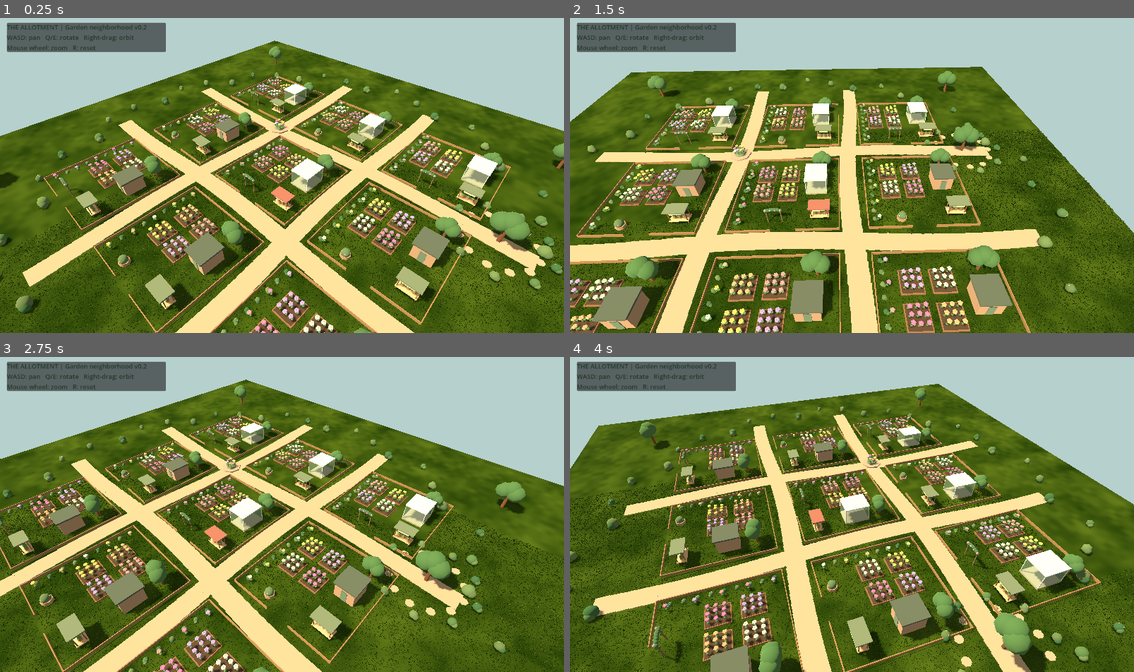
Above: before the commit, frames 1-4 (two rows, left to right).
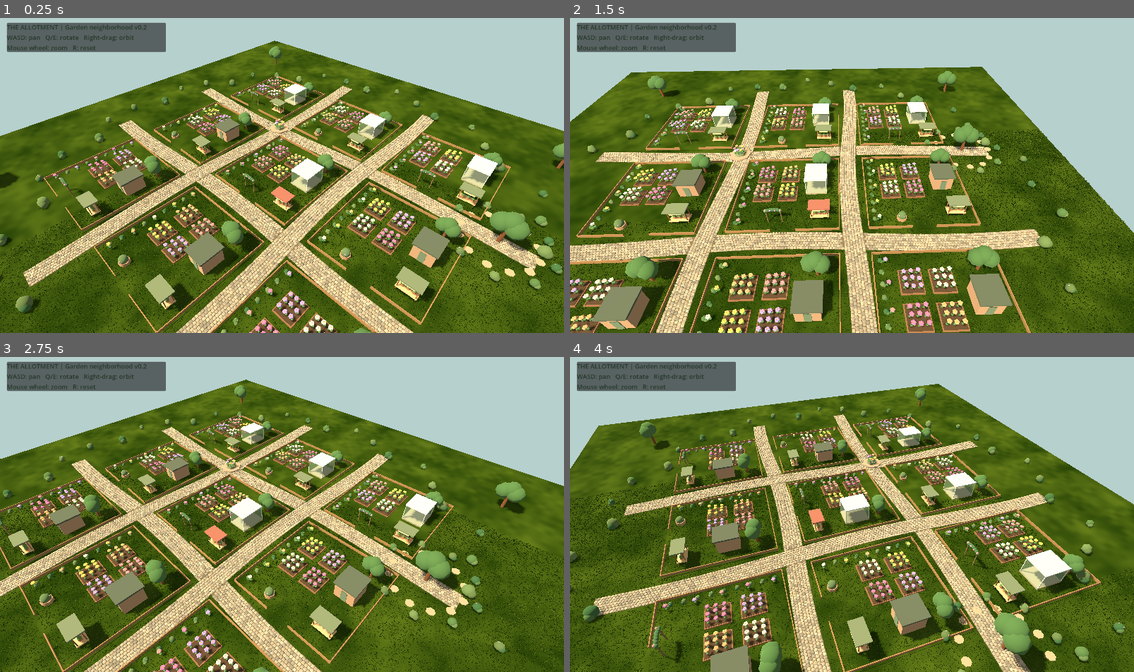
Above: after the commit, the same moments.

Repository: jessicaleigh333/TheAllotment
Game: Godot game, scene res://main.tscn
Two runs of this game, one before a commit and one after it. Both use one fixed random seed, a clock stepped at 60 frames per second and the inputs below.
Inputs (mouse positions are in pixels of both pictures, inside the frame that each line leads up to):
- Up to frame 1 (0.25 s): no input
- Up to frame 2 (1.5 s): tap Enter at 0.5 s; move the mouse to (976, 159) at 0.52 s; hold D 0.53-1.25 s; hold Q 0.53-1.25 s; click (976, 159) at 0.67 s; drag from (739, 191) to (823, 238) at 1.27 s
- Up to frame 3 (2.75 s): move the mouse to (338, 445) at 2.02 s; hold D from 2.03 s (still down); tap R at 2.1 s
- Up to frame 4 (4 s): release D at 2.75 s; drag from (823, 577) to (682, 467) at 2.77 s; move the mouse to (1021, 561) at 3.52 s; hold A from 3.53 s (still down); hold E from 3.53 s (still down)

The runs differ from the first frame. In frame 1, 6.4% of the frame differs, in the area x 4-96%, y 21-100%; in frame 2, 6.1%; in frame 3, 6.2%; in frame 4, 6.3%.

Commit message:
Add worn limestone cobblestone garden paths

Diff:
--- /dev/null
+++ b/the-allotment-garden-world-v-02/scripts/cobble_paths.gd
@@ -0,0 +1,85 @@
+extends RefCounted
+## Worn limestone/setts in staggered courses, over recessed earthy joints.
+const STONE_SHADER = preload("res://shaders/cobblestone.gdshader")
+const WIDTH := 3.1
+const STEP := 0.44
+var stone_mesh: ArrayMesh
+var material: ShaderMaterial
+
+func _init() -> void:
+	stone_mesh = _stone_mesh()
+	material = ShaderMaterial.new()
+	material.shader = STONE_SHADER
+
+func build(parent: Node3D, vertical: bool, lane: float) -> void:
+	var rng := RandomNumberGenerator.new()
+	rng.seed = 45713 + int(lane * 10.0) + (1000 if vertical else 0)
+	var transforms: Array[Transform3D] = []
+	var colors: Array[Color] = []
+	for row in range(178):
+		for col in range(7):
+			# Half-course offsets give hand-laid stones a quietly irregular rhythm.
+			var along := -38.78 + row * STEP + (STEP * 0.5 if col % 2 == 1 else 0.0)
+			if along > 38.94:
+				continue
+			var side := _curve(along, lane)
+			var across := (col - 3) * 0.44 + rng.randf_range(-0.012, 0.012)
+			var x := side + across if vertical else along
+			var z := along if vertical else side + across
+			# Intersections are paved once, preventing overlapping stones/flicker.
+			if not vertical and _in_vertical_lane(x, z):
+				continue
+			var derivative := 0.66 * TAU * 1.3 / 78.0 * cos((along + 39.0) / 78.0 * TAU * 1.3 + lane * 0.08)
+			var angle := atan(derivative) if vertical else PI * 0.5 - atan(derivative)
+			angle += rng.randf_range(-0.055, 0.055)
+			var scale_value := Vector3(rng.randf_range(0.94, 1.04), rng.randf_range(0.87, 1.12), rng.randf_range(0.94, 1.04))
+			transforms.append(Transform3D(Basis(Vector3.UP, angle).scaled(scale_value),Vector3(x, 0.029 + rng.randf_range(-0.003, 0.003), z)))
+			# Muted cream, warm grey, and aged sandstone; avoid bright yellow paving.
+			var palette := [Color("9d998a"), Color("aaa391"), Color("b2a993"), Color("918f83"), Color("a9a698"), Color("b8b09d")]
+			var tone: Color = palette[rng.randi_range(0, palette.size() - 1)]
+			tone *= rng.randf_range(0.94, 1.05)
+			colors.append(Color(tone.r, tone.g, tone.b, rng.randf()))
+	var multi := MultiMesh.new()
+	multi.transform_format = MultiMesh.TRANSFORM_3D
+	multi.use_custom_data = true
+	multi.mesh = stone_mesh
+	multi.instance_count = transforms.size()
+	for i in range(transforms.size()):
+		multi.set_instance_transform(i, transforms[i])
+		multi.set_instance_custom_data(i, colors[i])
+	var stones := MultiMeshInstance3D.new()
+	stones.name = "Cobblestones_%s_%s" % ["NorthSouth" if vertical else "EastWest", str(lane)]
+	stones.multimesh = multi
+	stones.material_override = material
+	parent.add_child(stones)
+
+func _curve(along: float, lane: float) -> float:
+	return lane + 0.66 * sin((along + 39.0) / 78.0 * TAU * 1.3 + lane * 0.08)
+
+func _in_vertical_lane(x: float, z: float) -> bool:
+	for lane in [-11.0, 11.0]:
+		if abs(x - _curve(z, lane)) < WIDTH * 0.5 + 0.19:
+			return true
+	return false
+
+func _stone_mesh() -> ArrayMesh:
+	var surface := SurfaceTool.new()
+	surface.begin(Mesh.PRIMITIVE_TRIANGLES)
+	surface.set_color(Color.WHITE)
+	# An eight-sided outline with chamfered corners and a softly domed crown.
+	var outline := [Vector2(-0.15,-0.205),Vector2(0.145,-0.205),Vector2(0.20,-0.145),Vector2(0.20,0.145),Vector2(0.145,0.205),Vector2(-0.15,0.205),Vector2(-0.20,0.145),Vector2(-0.20,-0.145)]
+	for i in range(8):
+		var next := (i+1) % 8
+		var a: Vector2 = outline[i]
+		var b: Vector2 = outline[next]
+		var lower_a := Vector3(a.x, 0.0, a.y)
+		var lower_b := Vector3(b.x, 0.0, b.y)
+		var edge_a := Vector3(a.x, 0.032, a.y)
+		var edge_b := Vector3(b.x, 0.032, b.y)
+		var upper_a := Vector3(a.x*0.84, 0.064, a.y*0.84)
+		var upper_b := Vector3(b.x*0.84, 0.064, b.y*0.84)
+		for vertex in [lower_a,lower_b,edge_a, lower_b,edge_b,edge_a, edge_a,edge_b,upper_a, edge_b,upper_b,upper_a, upper_a,upper_b,Vector3(0,0.07,0)]:
+			surface.set_uv(Vector2(vertex.x,vertex.z))
+			surface.add_vertex(vertex)
+	surface.generate_normals()
+	return surface.commit()
--- a/the-allotment-garden-world-v-02/scripts/world.gd
+++ b/the-allotment-garden-world-v-02/scripts/world.gd
@@ -7,6 +7,8 @@
 const COLOURS := [Color("df909d"), Color("f0c86b"), Color("a995d4"), Color("f3e5ce"), Color("c879ad"), Color("e7aa7f")]
 const Lawn = preload("res://scripts/lawn.gd")
 var lawn = Lawn.new()
+const CobblePaths = preload("res://scripts/cobble_paths.gd")
+var cobble_paths = CobblePaths.new()
 var camera: Camera3D
 var focus := Vector3(0.0, 0.0, 0.0)
 var orbit := 0.75
@@ -150,7 +152,7 @@
 
 func _build_neighborhood() -> void:
 	lawn.cover_ground(_box(Vector3(0, -0.43, 0), Vector3(108, 0.65, 108), Color("668557")))
-	# Paths are composed of small overlapping stone segments, producing gentle curves.
+	# Curved cobblestone lanes sit above a recessed bed of earthy joints.
 	for lane in [-11.0, 11.0]:
 		_path_curve(true, lane)
 		_path_curve(false, lane)
@@ -170,13 +172,14 @@
 		var t := float(i) / 48.0
 		var along := -39.0 + 78.0 * t
 		var side := lane + 0.66 * sin(t * TAU * 1.3 + lane * 0.08)
-		var here := Vector3(side, 0.045, along) if vertical else Vector3(along, 0.045, side)
+		var here := Vector3(side, 0.004, along) if vertical else Vector3(along, 0.004, side)
 		if i > 0:
 			var midway := (previous + here) * 0.5
-			var piece := _box(midway, Vector3(3.1, 0.085, previous.distance_to(here) + 0.20), Color("bda88b"))
+			var piece := _box(midway, Vector3(3.1, 0.05, previous.distance_to(here) + 0.20), Color("706958"))
 			if not vertical:
 				piece.rotation.y = PI * 0.5
 		previous = here
+	cobble_paths.build(self, vertical, lane)
 
 func _build_plot(origin: Vector3, gx: int, gz: int) -> void:
 	var plot := Node3D.new()
--- /dev/null
+++ b/the-allotment-garden-world-v-02/shaders/cobblestone.gdshader
@@ -0,0 +1,32 @@
+shader_type spatial;
+render_mode diffuse_burley;
+varying vec3 world_position;
+varying vec4 stone_tint;
+float hash(vec3 p) { return fract(sin(dot(p,vec3(127.1,311.7,74.7)))*43758.5453); }
+float noise(vec3 p) {
+ vec3 i=floor(p); vec3 f=fract(p); f=f*f*(3.0-2.0*f);
+ return mix(mix(mix(hash(i),hash(i+vec3(1,0,0)),f.x),mix(hash(i+vec3(0,1,0)),hash(i+vec3(1,1,0)),f.x),f.y),mix(mix(hash(i+vec3(0,0,1)),hash(i+vec3(1,0,1)),f.x),mix(hash(i+vec3(0,1,1)),hash(i+vec3(1,1,1)),f.x),f.y),f.z);
+}
+void vertex() {
+ stone_tint=INSTANCE_CUSTOM;
+ float seed=INSTANCE_CUSTOM.a*731.0;
+ // Slightly irregular corners and crown avoid perfectly repeated paving blocks.
+ VERTEX.x += (hash(vec3(VERTEX.xz*31.0,seed))-0.5)*0.012;
+ VERTEX.z += (hash(vec3(VERTEX.zx*43.0,seed+7.0))-0.5)*0.012;
+ VERTEX.y += (hash(vec3(VERTEX.xz*23.0,seed+11.0))-0.5)*0.004*smoothstep(0.0,0.04,VERTEX.y);
+ world_position=(MODEL_MATRIX*vec4(VERTEX,1.0)).xyz;
+}
+void fragment() {
+ float mineral=noise(world_position*17.0);
+ float grain=noise(world_position*140.0);
+ float footprint=max(length(dFdx(world_position)),length(dFdy(world_position)));
+ grain=mix(grain,0.5,smoothstep(0.006,0.04,footprint));
+ ALBEDO=stone_tint.rgb*mix(0.87,1.10,mineral)*mix(0.96,1.04,grain);
+ ROUGHNESS=mix(0.82,0.96,mineral);
+ SPECULAR=0.24;
+ METALLIC=0.0;
+ // Small mineral relief, beneath the actual rounded stone silhouette.
+ float height=noise(world_position*70.0);
+ vec3 bump=vec3(noise((world_position+vec3(0.006,0,0))*70.0)-height,0,noise((world_position+vec3(0,0,0.006))*70.0)-height);
+ NORMAL=normalize(NORMAL-(VIEW_MATRIX*vec4(bump,0.0)).xyz*0.15*(1.0-smoothstep(0.015,0.06,footprint)));
+}
Not shown, changed: the-allotment-garden-world-v-02/README.txt
